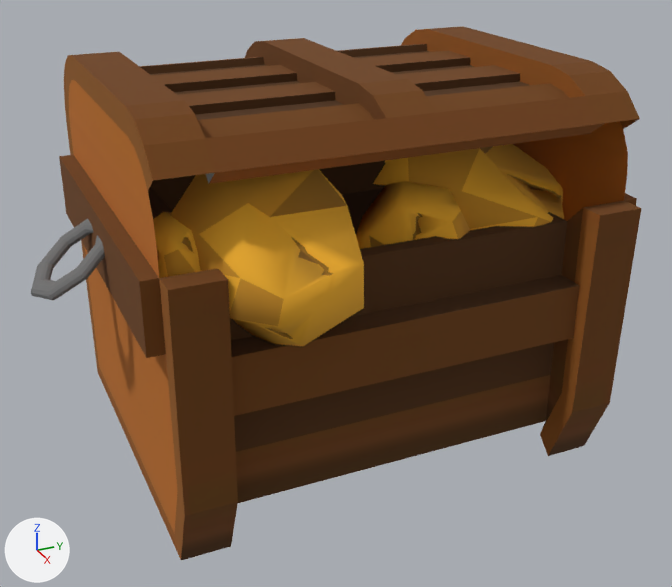
The glTF model Assets/Blender/ItensIlhaPirata/Bau.glb, before and after one commit.
Rendered twice from a 50 mm camera at (3.75, -1.65, 2.53) aimed at (0.13, -0.02, 0.72). Arrows for +X, +Y and +Z are at lower left; the lights stay in place. Vertices at the same position are counted once.

Script lines for the objects in view, before the commit:
```python
me_bau = bpy.data.meshes.new('Bau')
me_bau.from_pydata(...)  # 880 vertices, 1612 faces; spans x -0.94..1.05, y -1.36..1.38, z -0.01..1.78
me_bau.materials.append(mat_grama)  # picture img_paletagradiente02
# before: 44 (0.7, -0.79, 1.61), 45 (0.77, -0.79, 1.54) at pixel (208, 183), 102 (0.86, -0.79, 1.61) at pixel (215, 172)
ob_bau = bpy.data.objects.new('Bau', me_bau)
ob_bau.location = (0.0, 0.0, 0.0)
```
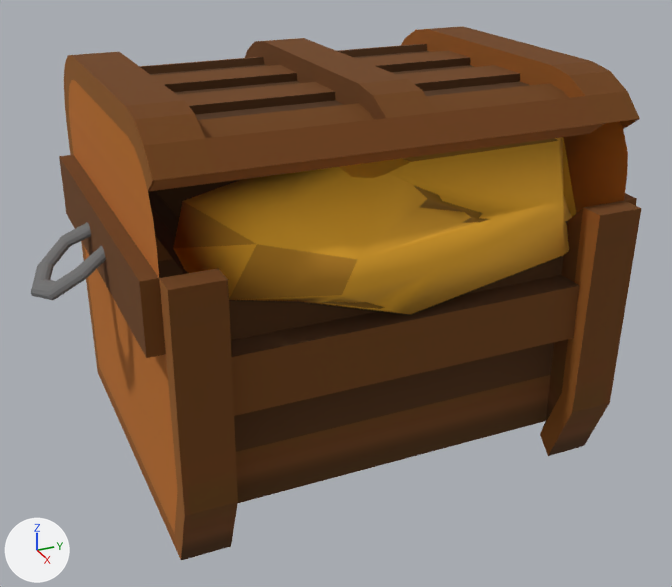
What the commit changed:
me_bau is used by ob_bau; location (0.0, 0.0, 0.0).
Verts and faces of me_bau; kept vertices keep their numbers, new ones are numbered from 880.
me_bau had 880 vertices, 1612 faces and spanned x -0.94..1.05, y -1.36..1.38, z -0.01..1.78.
me_bau now has 498 vertices, 866 faces and spans x -0.94..0.94, y -1.36..1.38, z -0.01..1.78.
me_bau part 1: a new loose piece of 61 vertices spanning x 0.42..0.9, y -0.88..1.0, z 0.93..1.68, in mat_grama (picture img_paletagradiente02).
me_bau part 2: the loose piece of 79 vertices spanning x 0.34..1.05, y -0.9..-0.19, z 0.9..1.58 is deleted.
me_bau part 3: the loose piece of 76 vertices spanning x 0.36..0.77, y -1.04..-0.62, z 0.96..1.38 is deleted.
me_bau part 4: the loose piece of 76 vertices spanning x 0.2..0.74, y -0.06..0.44, z 0.82..1.36 is deleted.
Part 5, on me_bau:
New vertices 892, 893, 894 stand at vertices 44, 45, 102, in that order, plus (0.0, -0.2, 0.0).
New faces: (45, 102, 894), (45, 894, 893), (44, 45, 893), (44, 893, 892), (892, 893, 894).
Part 6, on me_bau:
181 vertices are removed from x -0.23..0.74, y -1.32..1.34, z 0.74..1.61.
399 faces are deleted.
36 vertices are added at x -0.17..0.17, y -1.05..1.03, z 1.1..1.16.
64 new faces join them.

Boxes (x1, y1, x2, y2) around the edits, measured in the pictures (672 x 587 px):
part 1 of me_bau, added (brown)
    after: (173, 137, 576, 314)
part 2 of me_bau, deleted (brown)
    before: (170, 169, 364, 346)
part 3 of me_bau, deleted (brown)
    before: (153, 212, 201, 278)
part 4 of me_bau, deleted (brown)
    before: (356, 181, 470, 249)
part 5 of me_bau, added (brown)
    after: (149, 173, 215, 191)
part 6 of me_bau, cut back
    before: (53, 144, 564, 299)
    after: (61, 222, 106, 279)
